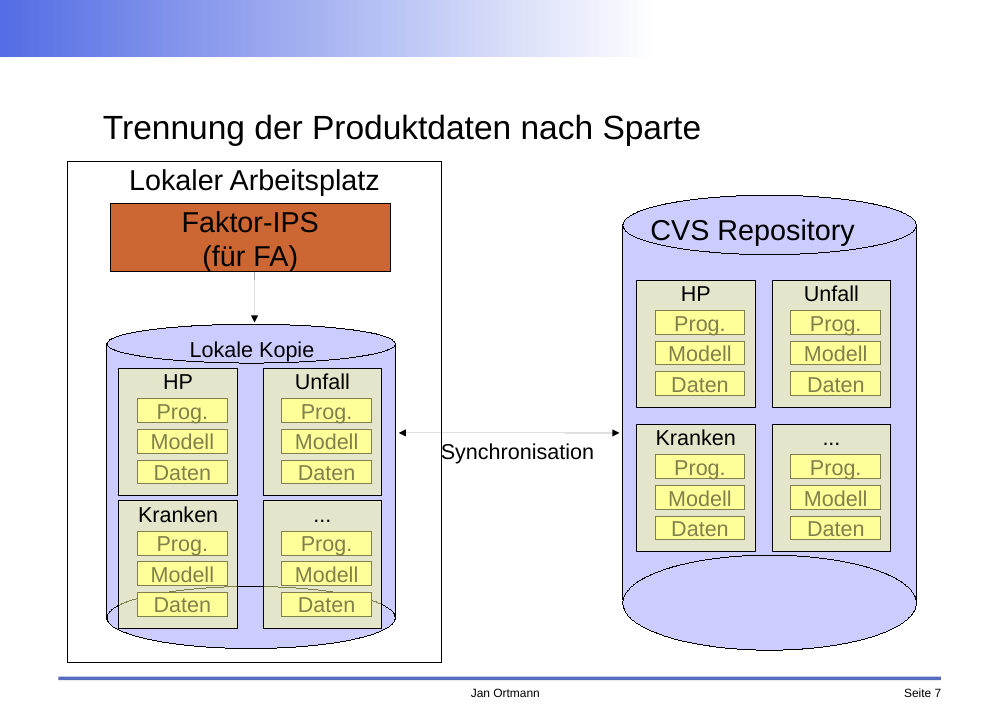
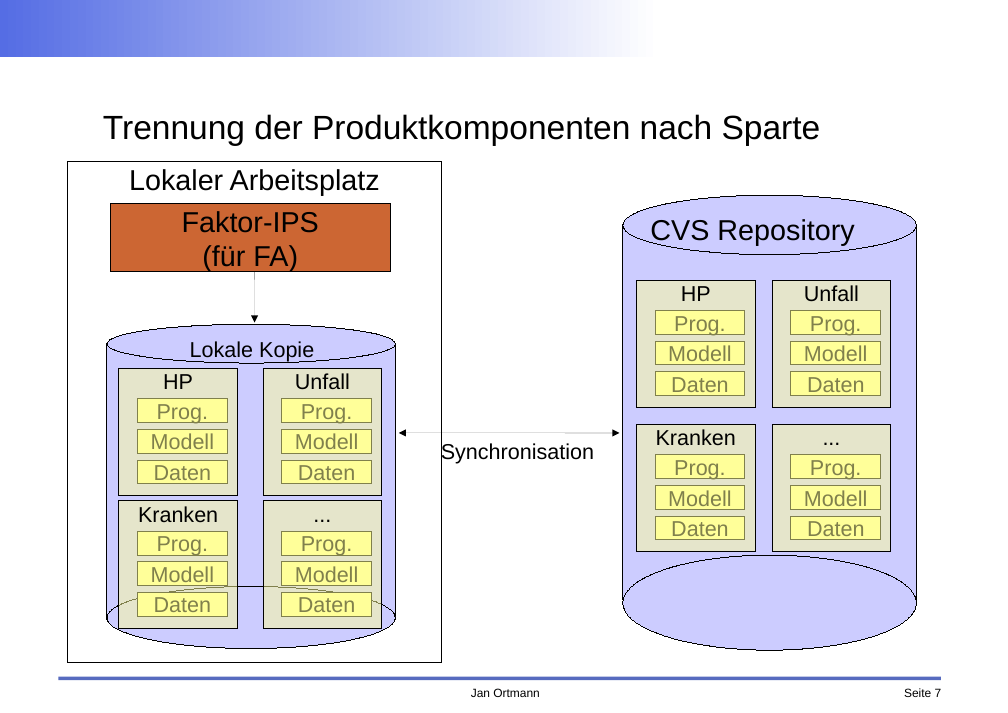
Before and after one commit to faktorips/faktorips.base, a slide deck: slide 7 of org.faktorips.doc/schulung/fachabteilung/FaktorIPS-Schulung FA Arbeiten im Team.odp. Drawn at 1008x713 pixels with LibreOffice and Linux fonts; fonts in the diff are those of the drawing; background and template pictures are left out. Boxes give left, top, right and bottom in pixels: in the first picture for what was removed or moved away, otherwise in the second. Text is boxed around its words. In the diff, an @@ line names an element or a change of style, - is before the commit and + after.

```diff
--- a/org.faktorips.doc/schulung/fachabteilung/FaktorIPS-Schulung FA Arbeiten im Team.odp
+++ b/org.faktorips.doc/schulung/fachabteilung/FaktorIPS-Schulung FA Arbeiten im Team.odp
@@ title at (x1=103, y1=114, x2=821, y2=145): text changed @@
-Trennung der Produktdaten nach Sparte
+Trennung der Produktkomponenten nach Sparte
```
Also in this commit, not shown: 13 other files.
